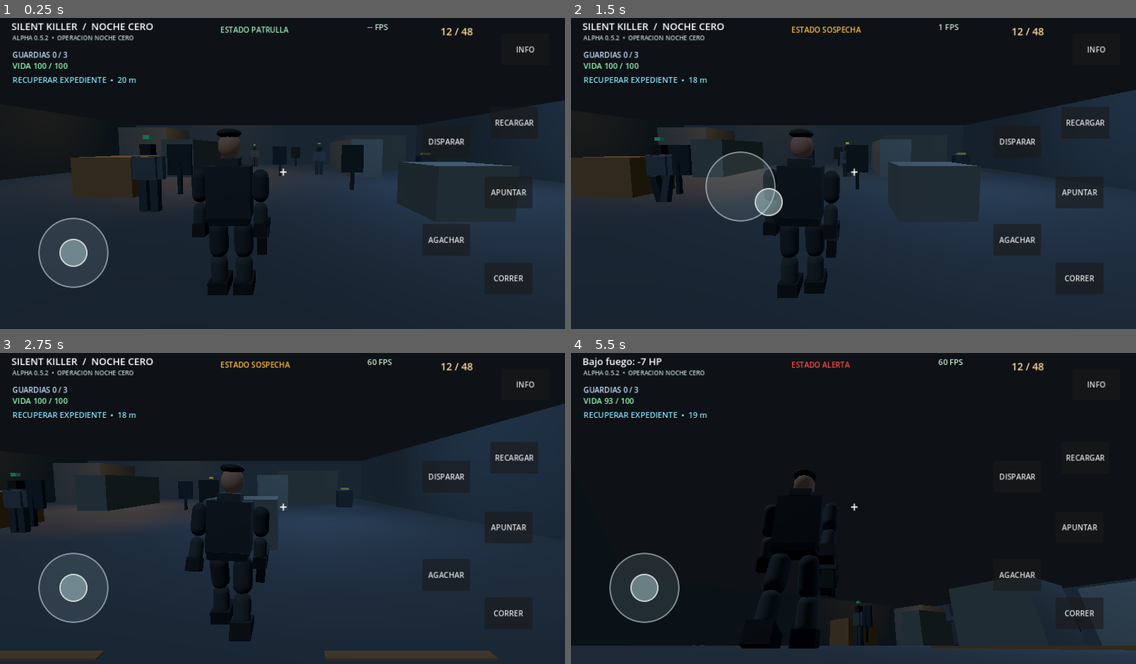
Above: before the commit, frames 1-4 (two rows, left to right).
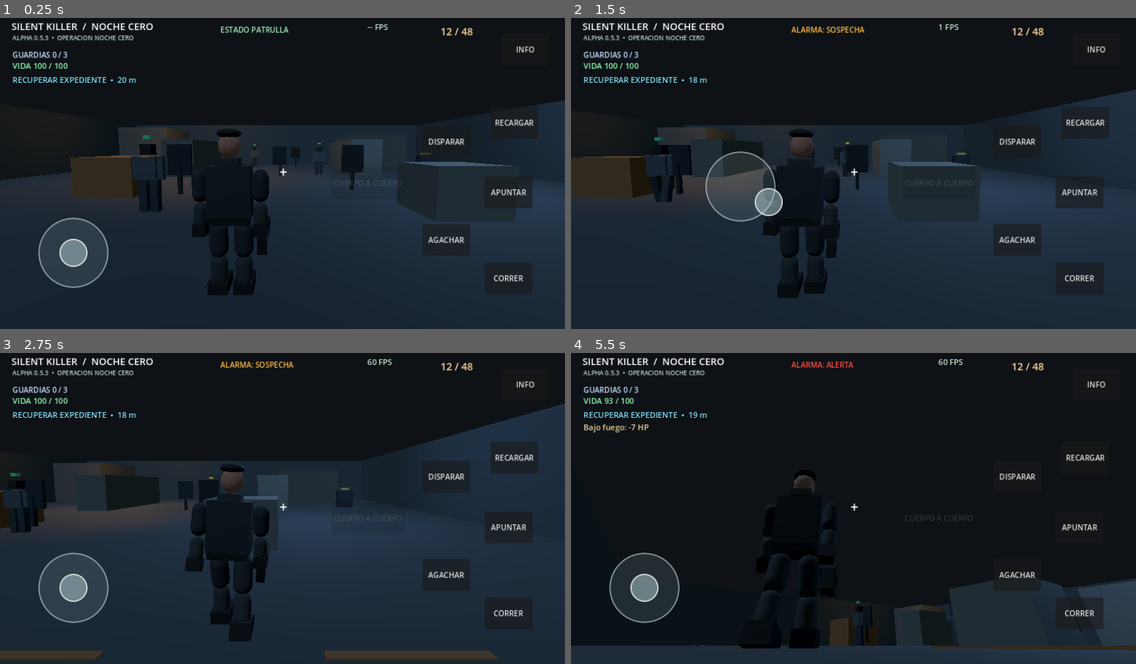
Above: after the commit, the same moments.

Repository: LoloscarPrr/Silent-murder
Game: Godot game, scene res://scenes/main.tscn
Two runs of this game, one before a commit and one after it. Both use one fixed random seed, a clock stepped at 60 frames per second and the inputs below.
Inputs (mouse positions are in pixels of both pictures, inside the frame that each line leads up to):
- Up to frame 1 (0.25 s): no input
- Up to frame 2 (1.5 s): move the mouse to (977, 154) at 0.52 s; hold Right (ui_right) 0.53-1.25 s; click (977, 154) at 0.67 s; drag from (740, 185) to (825, 232) at 1.27 s
- Up to frame 3 (2.75 s): move the mouse to (339, 436) at 2.02 s; hold Right (ui_right) from 2.03 s (still down)
- Up to frame 4 (5.5 s): release Right (ui_right) at 2.75 s; drag from (825, 567) to (684, 458) at 2.77 s; move the mouse to (1023, 552) at 3.52 s; hold Left (ui_left) 3.53-4.25 s; drag from (684, 458) to (768, 424) at 4.27 s; move the mouse to (881, 505) at 5.02 s; hold Down (ui_down) from 5.03 s (still down); click (881, 505) at 5.17 s

The runs differ from the first frame. In frame 1, less than 0.1% of the frame differs, in the area x 8-63%, y 5-54%; in frame 2, 0.2%; in frame 3, 0.2%; in frame 4, 0.7%, in the area x 2-72%, y 1-54%.

Commit message:
fix(0.5.3): melee fijo, mensajes temporales y HUD alarma separado

Diff:
--- a/scripts/mobile_controls.gd
+++ b/scripts/mobile_controls.gd
@@ -1,5 +1,5 @@
 extends CanvasLayer
-## Silent Killer 0.5.2 — dynamic melee button and independent touch roles.
+## Silent Killer 0.5.3 — stable melee, independent alarm and transient event toast.
 ## The HUD buttons are visual only. ScreenTouch.index controls every action:
 ## finger 0 may move, finger 1 look, finger 2 sprint, finger 3 aim/crouch.
 
@@ -27,6 +27,8 @@
 var _joystick_visual: Control
 var _buttons: Dictionary = {} # action name -> Button used only for drawing
 var _status: Label
+var _event_label: Label
+var _event_seconds := 0.0
 var _fps_label: Label
 var _ammo_label: Label
 var _training_label: Label
@@ -50,7 +52,10 @@
  _surface.add_child(_joystick_visual)
 
  _status = _label("SILENT KILLER  /  NOCHE CERO", Vector2(26,18), 22)
- var hint := _label("ALPHA 0.5.2  •  OPERACION NOCHE CERO", Vector2(28,49), 14)
+ _event_label = _label("", Vector2(28,170),18)
+ _event_label.modulate = Color(.94,.85,.61)
+ _event_label.visible = false
+ var hint := _label("ALPHA 0.5.3  •  OPERACION NOCHE CERO", Vector2(28,49), 14)
  hint.modulate = Color(.75,.83,.83)
  var crosshair := Label.new()
  crosshair.text = "+"
@@ -87,8 +92,10 @@
  _alert_label.anchor_bottom = .04
  _alert_label.modulate = Color(.63,.93,.73)
 
- _add_button("GOLPEAR","melee",Vector2(.63,.54))
- _buttons["melee"].visible = false
+ _add_button("CUERPO A CUERPO","melee",Vector2(.63,.54))
+ _buttons["melee"].visible = true
+ _buttons["melee"].disabled = true
+ _buttons["melee"].modulate = Color(.63,.68,.70,.48)
  _add_button("DISPARAR","fire",Vector2(.79,.41))
  _add_button("RECARGAR","reload",Vector2(.91,.35))
  _add_button("AGACHAR","crouch",Vector2(.79,.72))
@@ -177,6 +184,10 @@
  _redraw()
 
 func _process(delta: float) -> void:
+ if _event_seconds > 0.0:
+  _event_seconds = maxf(0.0,_event_seconds-delta)
+  if _event_seconds <= 0.0 and _event_label != null:
+   _event_label.visible = false
  _fps_elapsed += delta
  if _fps_elapsed >= .5:
   _fps_elapsed = 0.0
@@ -283,7 +294,7 @@
  # Topmost buttons first (overlap resolved deterministically).
  for action in (["restart"] if _mission_state != "" else ["interact","melee","info","reload","fire","aim","crouch","sprint"]):
   var button: Button = _buttons[action]
-  if button.visible and button.get_global_rect().has_point(at):
+  if button.visible and not button.disabled and button.get_global_rect().has_point(at):
    return action
  return ""
 
@@ -295,7 +306,13 @@
 
 func _refresh_button(action: String) -> void:
  var button: Button = _buttons[action]
- button.modulate = Color(1.0,.84,.59) if _action_held(action) else Color(1.0,1.0,1.0)
+ if action == "melee":
+  if button.disabled:
+   button.modulate = Color(.63,.68,.70,.48)
+  else:
+   button.modulate = Color(1.0,.84,.59) if _action_held(action) else (Color(.53,.95,.73) if button.text == "REDUCIR" else Color(1.0,.82,.57))
+ else:
+  button.modulate = Color(1.0,.84,.59) if _action_held(action) else Color(1.0,1.0,1.0)
 
 func _update_move(at: Vector2) -> void:
  var radius := JOYSTICK_RADIUS * _scale
@@ -331,7 +348,7 @@
 func set_alert_status(state: String) -> void:
  if _alert_label == null:
   return
- _alert_label.text = "ESTADO %s" % state
+ _alert_label.text = "ALARMA: %s" % state
  match state:
   "ALERTA":
    _alert_label.modulate = Color(1.0,.30,.26)
@@ -343,10 +360,10 @@
 func set_melee_available(available: bool,caption: String) -> void:
  if _buttons.has("melee"):
   var button: Button = _buttons["melee"]
-  button.visible = available and _mission_state == ""
-  if caption != "":
-   button.text = caption
-   button.modulate = Color(.53,.95,.73) if caption == "REDUCIR" else Color(1.0,.82,.57)
+  button.visible = _mission_state == ""
+  button.disabled = not available
+  button.text = caption if caption != "" else "CUERPO A CUERPO"
+  _refresh_button("melee")
 
 func set_mission_status(value: String) -> void:
  if _mission_label != null:
@@ -417,10 +434,14 @@
  _result_detail.text = "OBJETIVO: COMPLETADO  /  SALIDA: SEGURA" if success else "VIDA: 0  /  ESTADO: FINALIZADO"
  _buttons["restart"].visible = true
  _buttons["restart"].text = "NUEVA PARTIDA" if success else "REINTENTAR"
+ _buttons["melee"].visible = false
  _layout()
 func _set_status(message: String) -> void:
- if _status != null:
-  _status.text = message
+ # Keep the game title fixed; momentary actions never overwrite the header.
+ if _event_label != null and message != "":
+  _event_label.text = message
+  _event_label.visible = _mission_state == ""
+  _event_seconds = 1.8
 
 func _redraw() -> void:
  if _joystick_visual != null:
